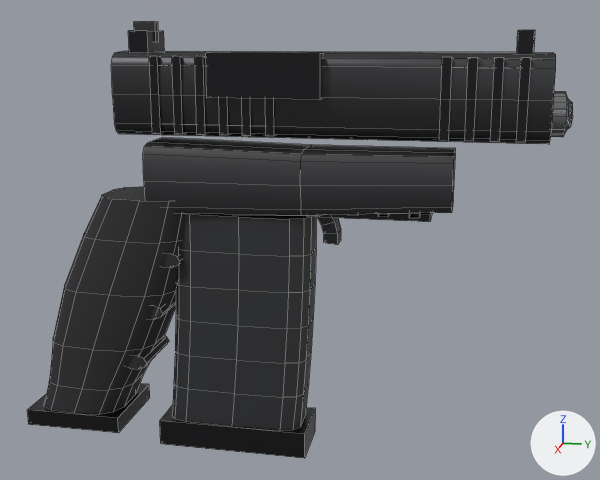
The Blender file assets/source/wpn_energy_pistol.blend: old version first, new version second.
Rendered twice from a camera (50 mm lens) standing at (0.326, 0.112, 0.061) and looking at (-0.002, 0.047, -0.021). Every picture has the same lights, and +X, +Y and +Z are marked at lower right. The first picture is the older version. Mesh edges are drawn as thin lines.

Objects in the first picture: 'wpn_energy_pistol'.
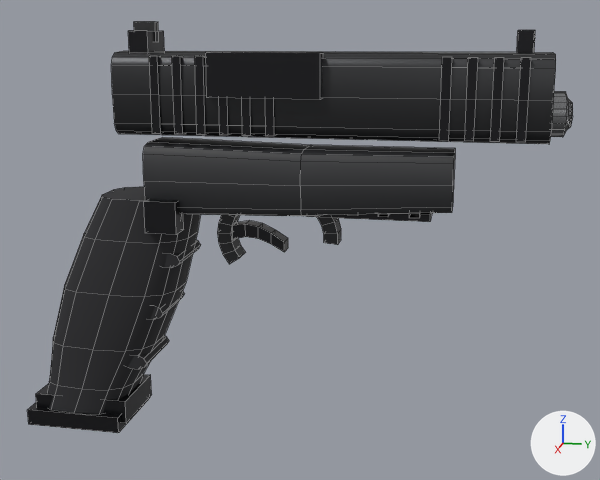
Changed parts and their boxes [x1, y1, x2, y2] in the pictures (600 x 480 px):
'wpn_energy_pistol', reshaped: before [27, 22, 573, 458]; after [27, 22, 573, 433]
part 1 of me_wpn_energy_pistol_mesh, added: after [36, 375, 152, 423]
part 2 of me_wpn_energy_pistol_mesh, deleted: before [160, 405, 316, 458]
part 3 of me_wpn_energy_pistol_mesh, cut back: before [172, 214, 316, 430]; after [144, 199, 184, 235]

The change, as a list of edits to the scene's bpy script:
```text
Change me_wpn_energy_pistol_mesh:
    used by ob_wpn_energy_pistol; location = (0.0, 0.0, 0.0)
    remove me_wpn_energy_pistol_mesh.from_pydata(...)  # 707 vertices, 570 faces; spans x -0.018..0.018, y -0.072..0.15, z -0.112..0.066
    add me_wpn_energy_pistol_mesh.from_pydata(...)  # 617 vertices, 490 faces; spans x -0.018..0.019, y -0.072..0.15, z -0.106..0.066
    me_wpn_energy_pistol_mesh part 1: a new loose piece, a box spanning x -0.015..0.015, y -0.069..-0.027, z -0.103..-0.093, in mat_ns_trim (dark grey #37373a)
    me_wpn_energy_pistol_mesh part 2: the loose piece of 8 vertices spanning x -0.013..0.013, y -0.012..0.052, z -0.112..-0.102 is deleted
    me_wpn_energy_pistol_mesh part 3
    96 vertices are removed from x -0.011..0.011, y -0.009..0.053, z -0.102..-0.01
    86 faces are deleted
    2 vertices move from x -0.009..-0.006, y 0.05..0.053, z -0.01 to x 0.019, y 0.001, z -0.016..-0.003
    6 vertices are added at (0.01, 0.001, -0.016), (0.01, 0.001, -0.003), (0.01, -0.012, -0.016), (0.019, -0.012, -0.016), (0.019, -0.013, -0.004), (0.01, -0.013, -0.004)
    6 new faces join them, mat_ns_trim (dark grey #37373a)
```
